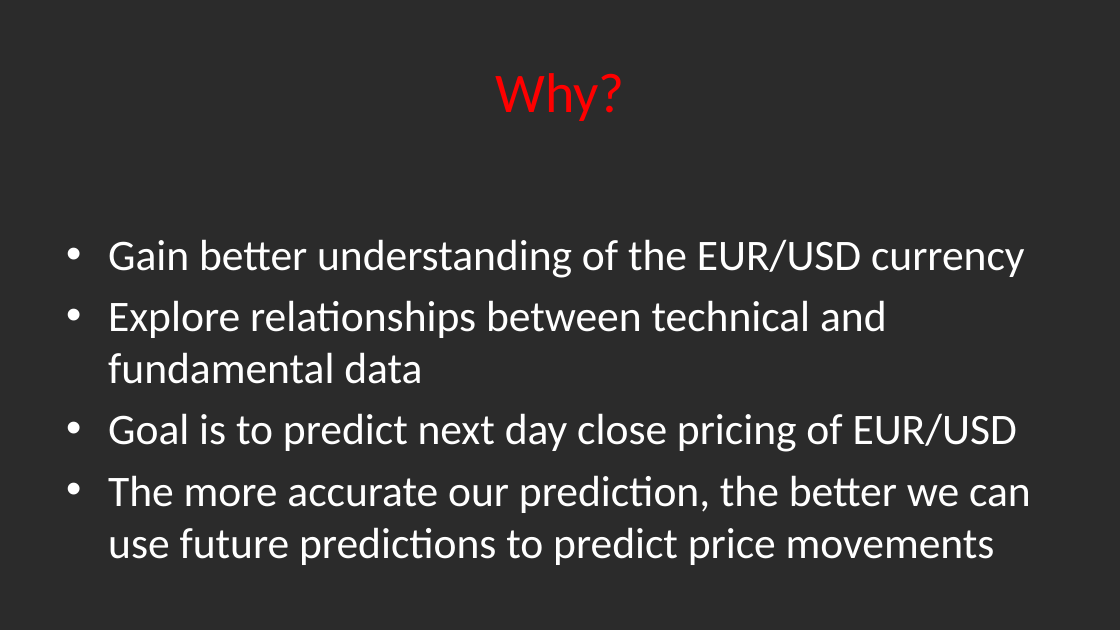
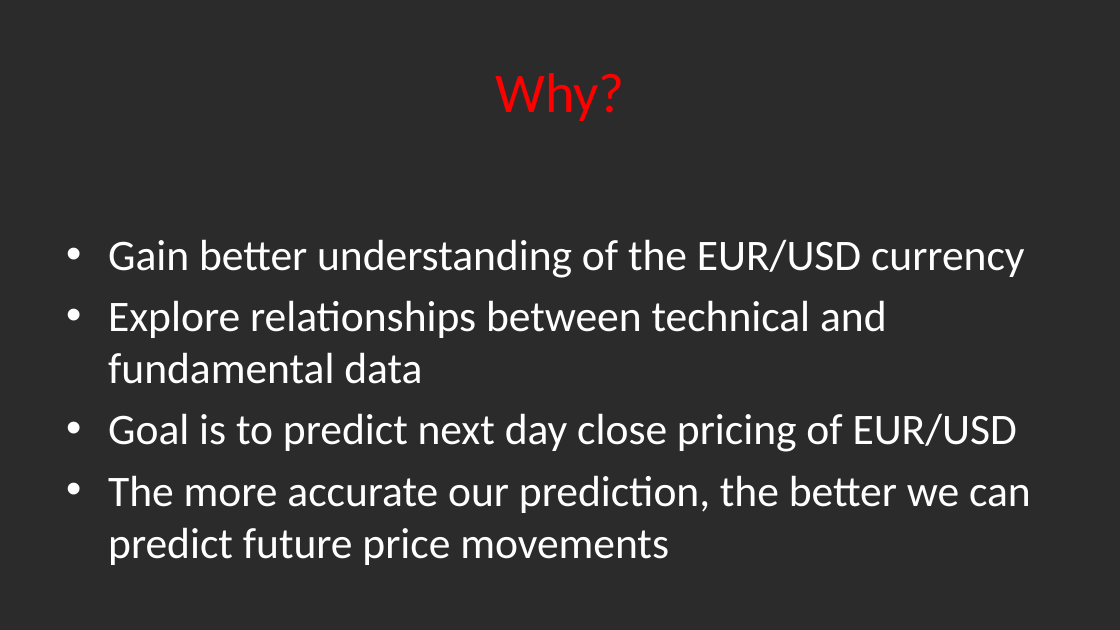
Before and after one commit to Spencerbuckner/EUR-USD-Time-Series-Analysis-ML-Model, a slide deck: slide 2 of DSI EURUSD Powerpoint.pptx. Drawn at 1120x630 pixels with LibreOffice and Linux fonts; fonts in the diff are those of the drawing; background and template pictures are left out; a plain dark background stands for a picture behind light text. Boxes give left, top, right and bottom in pixels: in the first picture for what was removed or moved away, otherwise in the second. Text is boxed around its words. In the diff, an @@ line names an element or a change of style, - is before the commit and + after.

```diff
--- a/DSI EURUSD Powerpoint.pptx
+++ b/DSI EURUSD Powerpoint.pptx
@@ text at bbox=[108, 475, 1031, 565]: text changed @@
-• The more accurate our prediction, the better we can use future predictions to predict price movements
+• The more accurate our prediction, the better we can predict future price movements
```
Also in this commit, not shown: 3 other slides changed, 1 other file.
